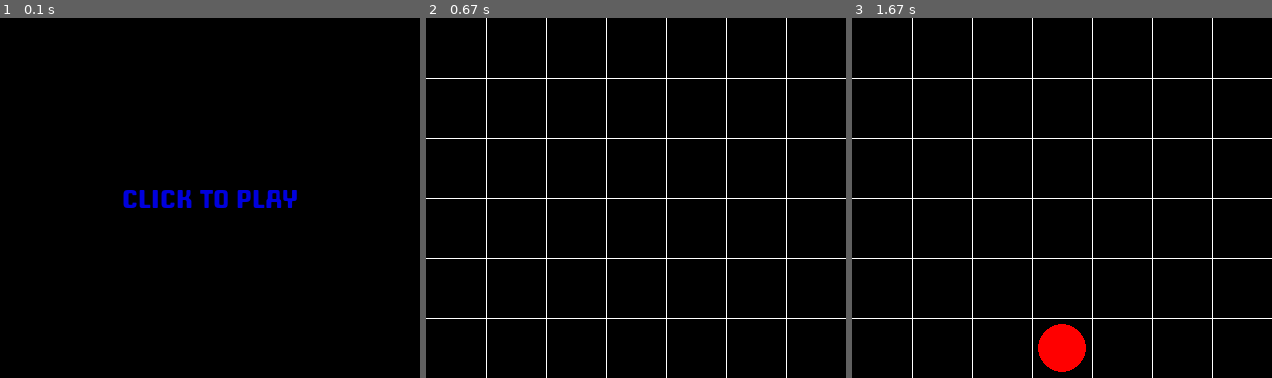
Above: before the commit, frames 1-3 (left to right).
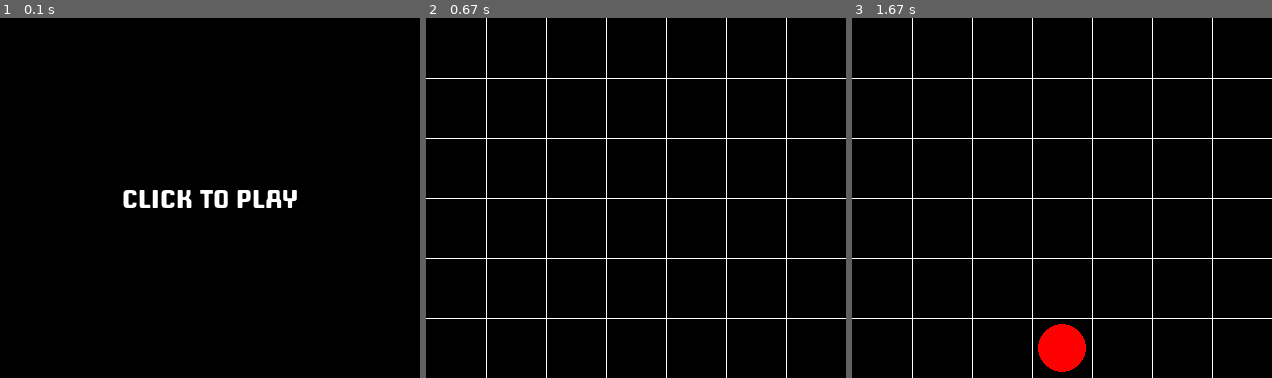
Above: after the commit, the same moments.

Repository: retrosnob/Connect-4-Pygame-Minimax-MVC
Game: pygame game, started from c4_main.py
Same seed, same stepped clock (60 frames per second), same inputs: the game is played once before the commit and once after it.
Inputs (mouse positions are in pixels of both pictures, inside the frame that each line leads up to):
- Up to frame 1 (0.1 s): no input
- Up to frame 2 (0.67 s): click (636, 198) at 0.38 s
- Up to frame 3 (1.67 s): click (1062, 219) at 0.83 s

The runs differ from the first frame. In frame 1, 1.2% of the frame differs, in the area x 29-71%, y 47-53%; in frame 2, nothing differs; in frame 3, nothing differs.

Commit message:
Update c4_view.py

Diff:
--- a/c4_view.py
+++ b/c4_view.py
@@ -93,7 +93,7 @@
     def draw_intro(self):
         self.screen.fill(BG_COLOR)
         font = pygame.font.Font("wheaton capitals.otf", 24)
-        text = font.render('Click to play', True, BLUE)
+        text = font.render('Click to play', True, WHITE)
         text_rect = text.get_rect(center=(self.pixel_width/2, self.pixel_height/2))
         self.screen.blit(text, text_rect)
         pygame.display.flip()
